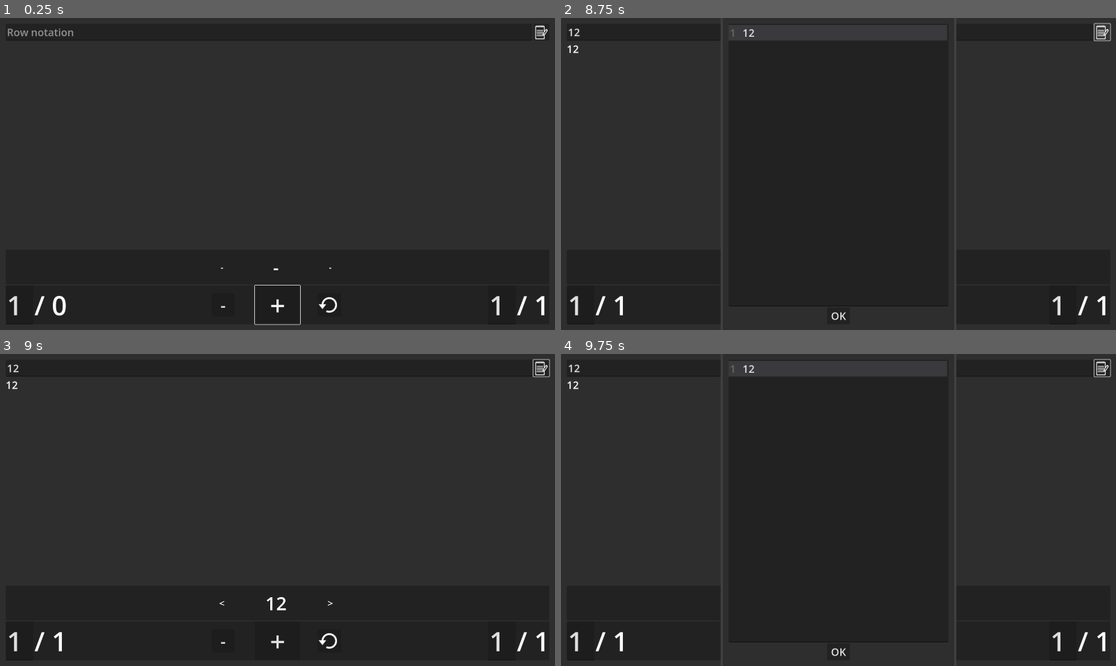
Above: before the commit, frames 1-4 (two rows, left to right).
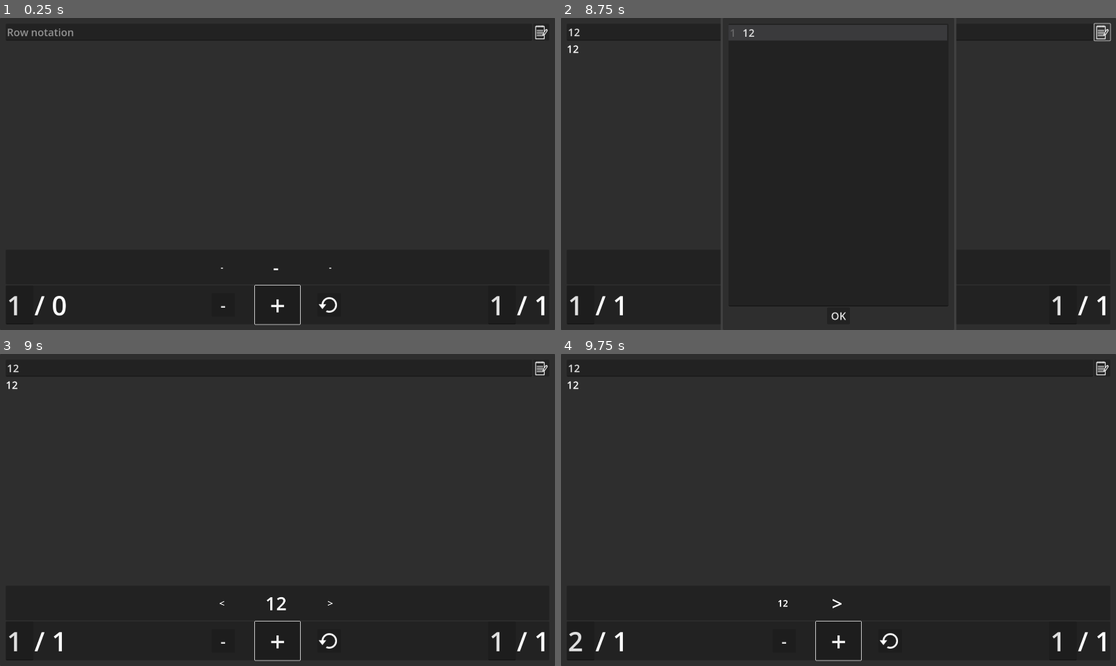
Above: after the commit, the same moments.

Repository: FlynnD273/CrochetCounter
Game: Godot game, scene res://main.tscn
The game is run twice, just before and just after one commit, with the same random seed, the same clock (stepped at 60 frames per second) and the same inputs.
Inputs (mouse positions are in pixels of both pictures, inside the frame that each line leads up to):
- Up to frame 1 (0.25 s): no input
- Up to frame 2 (8.75 s): click (827, 33) at 0.52 s; type "12" at 0.6 s; click (888, 305) at 1.25 s; click (888, 305) at 2 s; click (888, 305) at 2.75 s; click "+" at 3.5 s; click "-" at 4.25 s; click "+" at 5 s; click "-" at 5.75 s; click "+" at 6.5 s; click "-" at 7.25 s; click (1104, 33) at 8 s
- Up to frame 3 (9 s): click "OK" at 8.75 s
- Up to frame 4 (9.75 s): tap Enter at 9.5 s

Frames 1-2 are identical in both runs. In frame 3, 0.1% of the frame differs, in the area x 45-100%, y 1-99%; in frame 4, 2.5%, in the area x 1-100%, y 1-99%.

Commit message:
Focus forward button on editor close

Diff:
--- a/main.tscn
+++ b/main.tscn
@@ -242,6 +242,7 @@
 [connection signal="rows_changed" from="." to="MarginContainer/VBoxContainer/PanelContainer/HBoxContainer/TotalRows" method="on_rows_changed"]
 [connection signal="stitches_changed" from="." to="MarginContainer/VBoxContainer/PanelContainer/HBoxContainer/TotalStitches" method="on_stitches_changed"]
 [connection signal="popup_hide" from="RowsDialog" to="." method="row_editor_closed"]
+[connection signal="popup_hide" from="RowsDialog" to="MarginContainer/VBoxContainer/PanelContainer/CenterContainer/Forward" method="grab_focus"]
 [connection signal="text_changed" from="MarginContainer/VBoxContainer/HBoxContainer2/Row" to="." method="update_row"]
 [connection signal="text_submitted" from="MarginContainer/VBoxContainer/HBoxContainer2/Row" to="." method="update_row"]
 [connection signal="text_submitted" from="MarginContainer/VBoxContainer/HBoxContainer2/Row" to="MarginContainer/VBoxContainer/PanelContainer/CenterContainer/Forward" method="grab_focus" unbinds=1]
Not shown, changed: web/index.html
Not shown, changed: web/index.pck
Not shown, changed: web/index.service.worker.js
